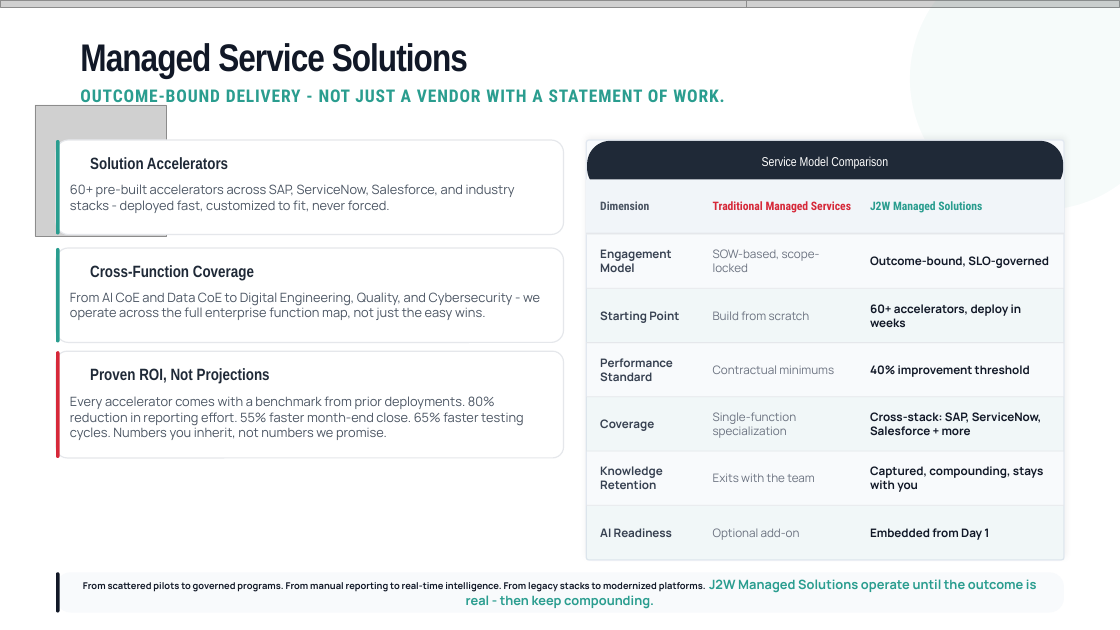
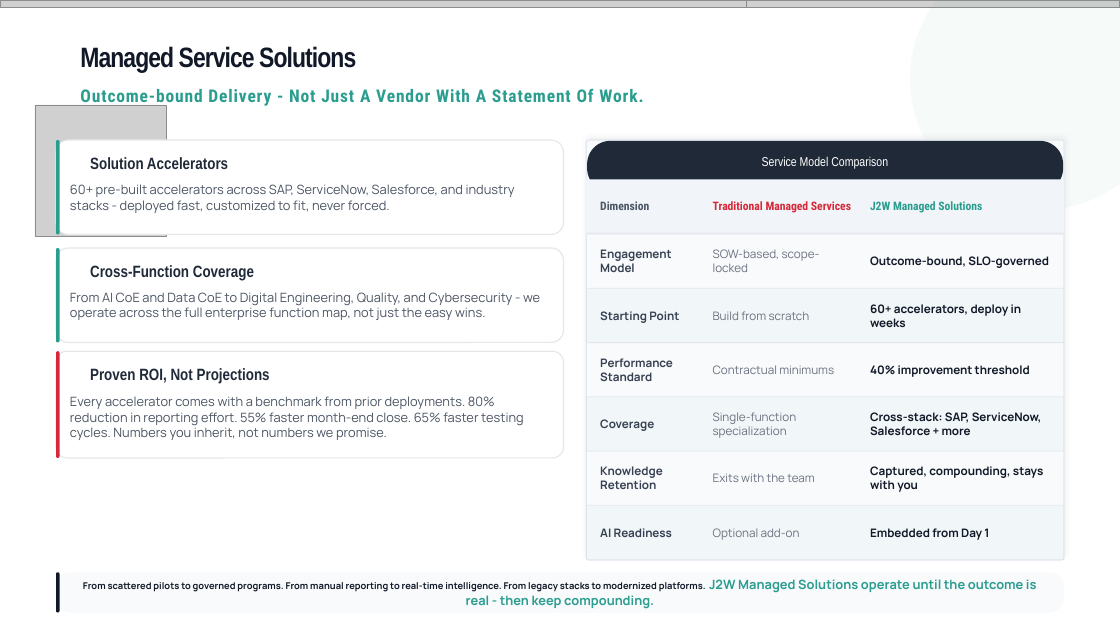
Before and after one commit to athu07/Deck-Engine, a slide deck: slide 33 of data/decks/WORKING_COPY_Master_Deck.pptx (slide 20 before the commit). Drawn at 1120x630 pixels with LibreOffice and Linux fonts; fonts in the diff are those of the drawing; grey boxes stand for pictures; background and template pictures are left out. Boxes give left, top, right and bottom in pixels: in the first picture for what was removed or moved away, otherwise in the second. Text is boxed around its words. In the diff, an @@ line names an element or a change of style, - is before the commit and + after.

```diff
--- a/data/decks/WORKING_COPY_Master_Deck.pptx
+++ b/data/decks/WORKING_COPY_Master_Deck.pptx
@@ text "Managed Service Solutions" at bbox=[80, 46, 356, 73]: size 33 to 24 pt @@
@@ text at bbox=[80, 88, 643, 107]: text changed @@
-OUTCOME-BOUND DELIVERY - NOT JUST A VENDOR WITH A STATEMENT OF WORK.
+Outcome-bound Delivery - Not Just A Vendor With A Statement Of Work.
```
Also in this commit, not shown: 13 other slides changed, 17 slides added, 116 slides removed, 30 other files.
